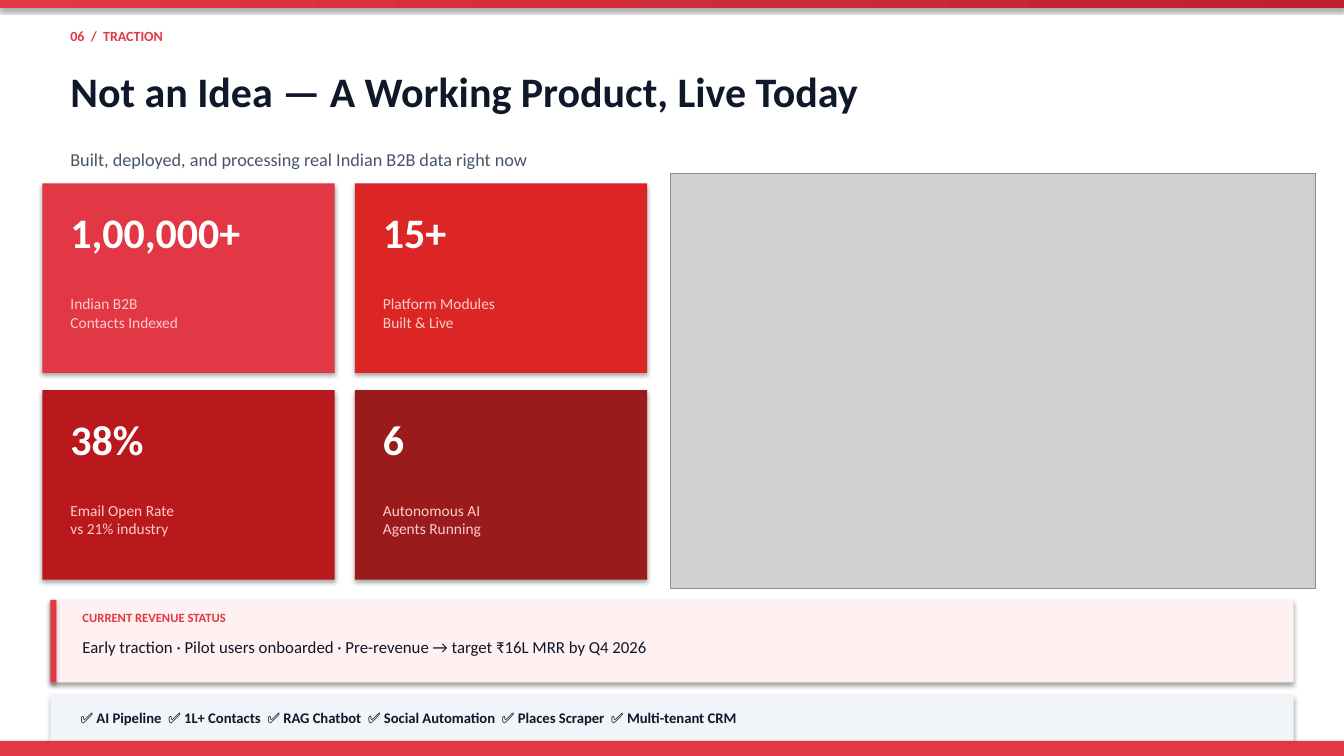
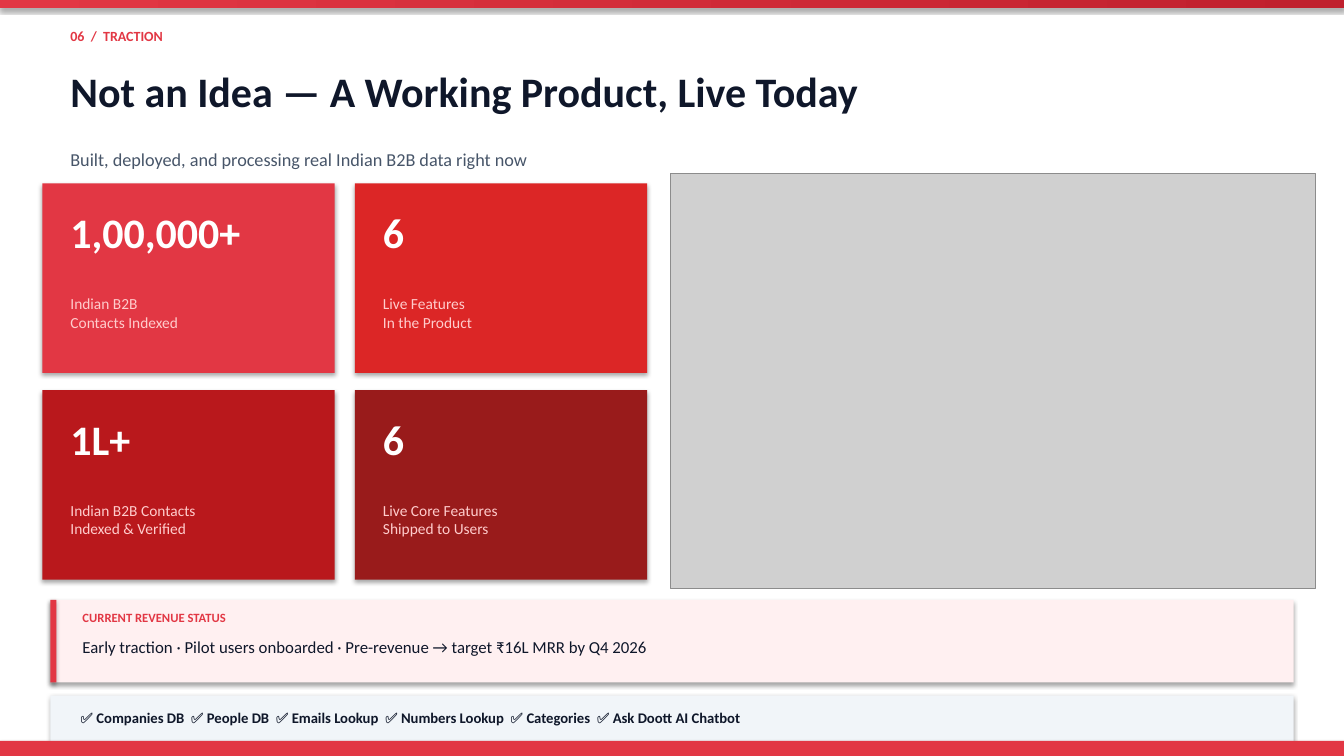
Before and after one commit to jaqyi-com/Leader-Backend, a slide deck: slide 7 of Doott_PitchDeck_WhiteRed.pptx. Drawn at 1344x756 pixels with LibreOffice and Linux fonts; fonts in the diff are those of the drawing; grey boxes stand for pictures. Boxes give left, top, right and bottom in pixels: in the first picture for what was removed or moved away, otherwise in the second. Text is boxed around its words. In the diff, an @@ line names an element or a change of style, - is before the commit and + after.

```diff
--- a/Doott_PitchDeck_WhiteRed.pptx
+++ b/Doott_PitchDeck_WhiteRed.pptx
@@ text at (383,219,404,249): text changed @@
-15+
+6
@@ text at (383,298,472,328): text changed @@
-Platform Modules
-Built & Live
+Live Features
+In the Product
@@ text at (70,427,130,455): text changed @@
-38%
+1L+
@@ text at (70,505,195,534): text changed @@
-Email Open Rate
-vs 21% industry
+Indian B2B Contacts
+Indexed & Verified
@@ text at (383,505,498,537): text changed @@
-Autonomous AI
-Agents Running
+Live Core Features
+Shipped to Users
@@ text at (96,712,740,726): text changed @@
-✅ AI Pipeline ✅ 1L+ Contacts ✅ RAG Chatbot ✅ Social Automation ✅ Places Scraper ✅ Multi-tenant CRM
+✅ Companies DB ✅ People DB ✅ Emails Lookup ✅ Numbers Lookup ✅ Categories ✅ Ask Doott AI Chatbot
```
Also in this commit, not shown: 2 other slides changed, 5 other files.
